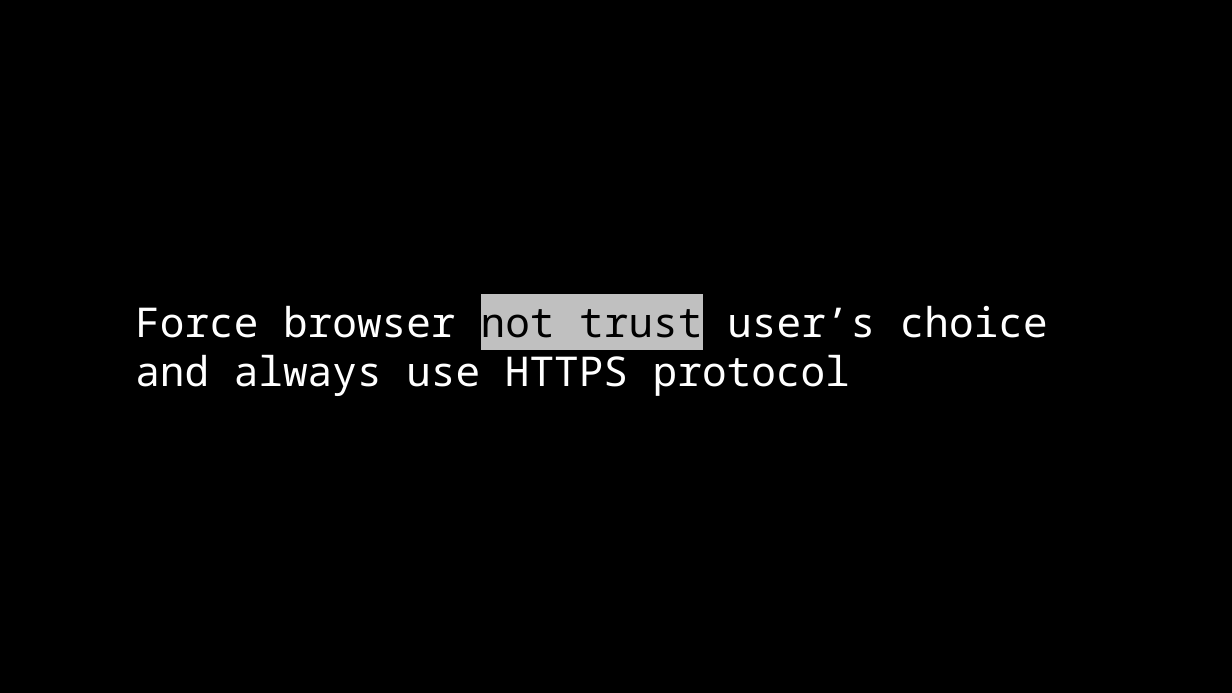
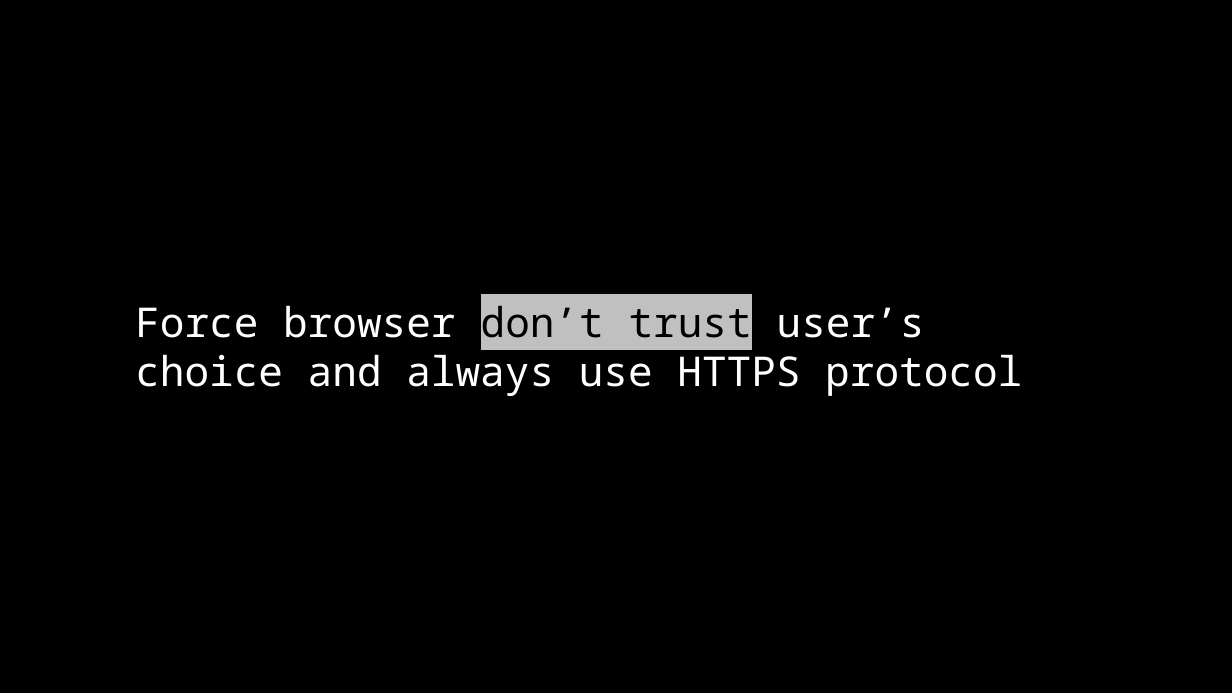
Before and after one commit to Drag13/articles, a slide deck: slide 24 of headers/SECURITY HEADERS.pptx (slide 23 before the commit). Drawn at 1232x693 pixels with LibreOffice and Linux fonts; fonts in the diff are those of the drawing. Boxes give left, top, right and bottom in pixels: in the first picture for what was removed or moved away, otherwise in the second. Text is boxed around its words. In the diff, an @@ line names an element or a change of style, - is before the commit and + after.

```diff
--- a/headers/SECURITY HEADERS.pptx
+++ b/headers/SECURITY HEADERS.pptx
@@ text at (135,305,1022,396): text changed @@
-Force browser not trust user’s choice and always use HTTPS protocol
+Force browser don’t trust user’s choice and always use HTTPS protocol
```
Also in this commit, not shown: 2 other slides changed, 1 slide added.
